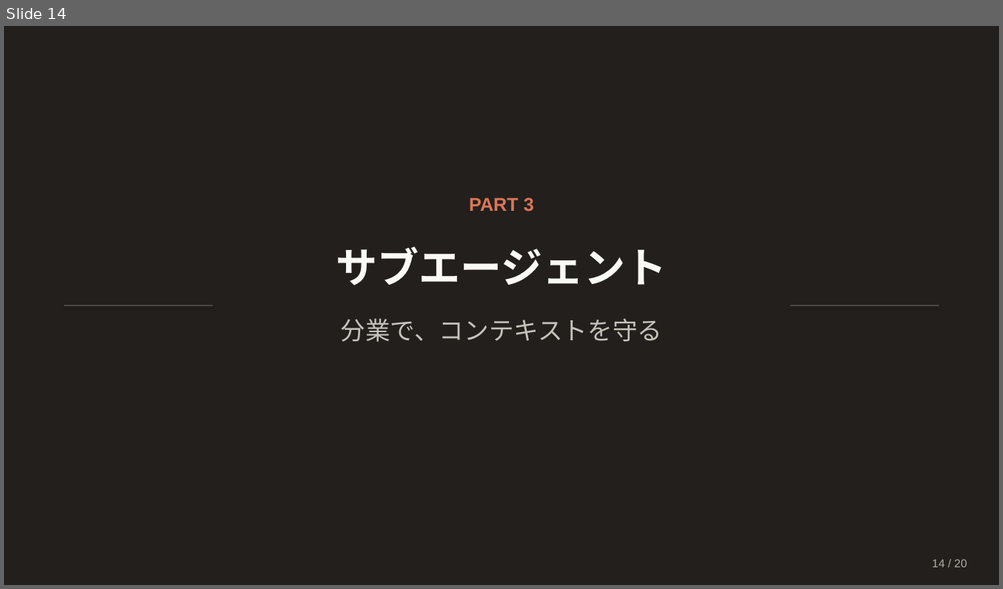
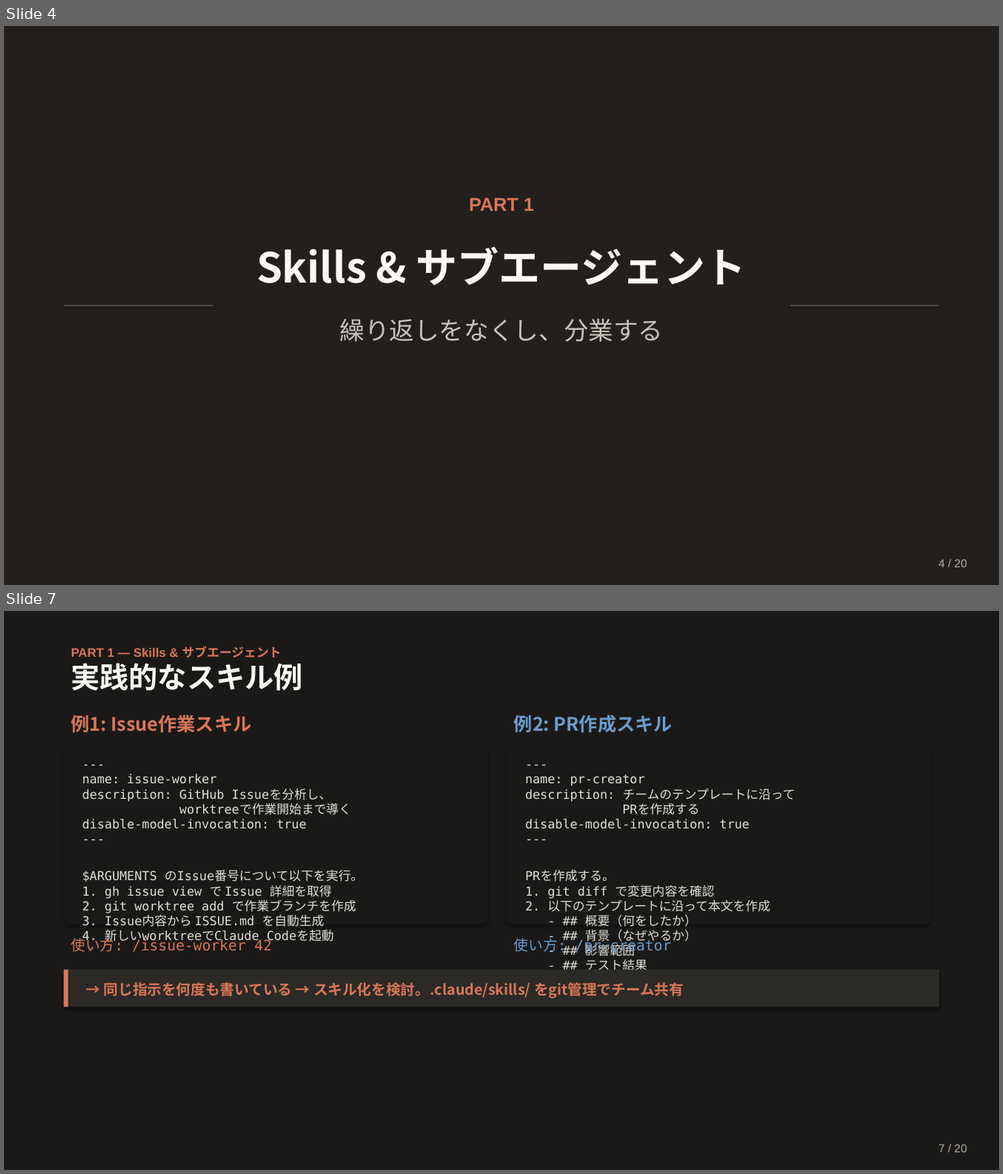
Before and after one commit to Ischca/zenn, a slide deck: slides/Claude_session3.pptx. Shown one above the other, each under a label of ours: slide 14 before the commit, slides 4 and 7 after it; the slides between them are not shown. The pictures are 1003x589 and 1003x1174 pixels, drawn with LibreOffice and Linux fonts; fonts in the diff are those of the drawing. Boxes give left, top, right and bottom in pixels: in the first picture for what was removed or moved away, otherwise in the second. Text is boxed around its words. In the diff, an @@ line names an element or a change of style, - is before the commit and + after.

```diff
--- a/slides/Claude_session3.pptx
+++ b/slides/Claude_session3.pptx
@@ slide 7 added at (4,611,999,1170), background #1B1918 @@
@@ text added at (71,646,282,658), 12 pt, text #D97757, bold @@
+PART 1 — Skills & サブエージェント
@@ text added at (71,663,303,691), 28 pt, text #FAF9F5, bold @@
+実践的なスキル例
@@ text added at (71,715,251,733), 18 pt, text #D97757, bold @@
+例1: Issue作業スキル
@@ text added at (514,715,672,733), 18 pt, text #6A9BCC, bold @@
+例2: PR作成スキル
@@ rounded rectangle added at (64,745,488,925), fill #1B1918 @@
@@ rounded rectangle added at (507,745,931,925), fill #1B1918 @@
@@ text added at (82,774,363,944), 12 pt, text #E0DED8 @@
+---
+name: issue-worker
+description: GitHub Issueを分析し、
+worktreeで作業開始まで導く
+disable-model-invocation: true
+---
+$ARGUMENTS のIssue番号について以下を実行。
+1. gh issue view で Issue 詳細を取得
+2. git worktree add で作業ブランチを作成
+3. Issue内容から ISSUE.md を自動生成
+4. 新しいworktreeでClaude Codeを起動
@@ text added at (525,775,795,989), 12 pt, text #E0DED8 @@
+---
+name: pr-creator
+description: チームのテンプレートに沿って
+PRを作成する
+disable-model-invocation: true
+---
+PRを作成する。
+1. git diff で変更内容を確認
+2. 以下のテンプレートに沿って本文を作成
+- ## 概要（何をしたか）
+- ## 背景（なぜやるか）
+- ## 影響範囲
+- ## テスト結果
+3. gh pr create で提出
@@ text added at (71,936,272,952), 14 pt, text #D97757 @@
+使い方: /issue-worker 42
@@ text added at (514,936,671,955), 14 pt, text #6A9BCC @@
+使い方: /pr-creator
@@ rectangle added at (64,970,939,1007), fill #2C2A26 @@
@@ rectangle added at (64,970,68,1007), fill #D97757 @@
@@ text added at (104,982,683,999), 14 pt, text #D97757, bold @@
+→ 同じ指示を何度も書いている → スキル化を検討。.claude/skills/ をgit管理でチーム共有
@@ text added at (938,1145,967,1153), 11 pt, text #B0AEA5 @@
+7 / 20
@@ what was slide 14 is now slide 4 @@
@@ slide 4 changed as well @@
@@ text at (469,198,534,211): text changed @@
-PART 3
+PART 1
@@ text at (256,247,746,286): text changed @@
-サブエージェント
+Skills & サブエージェント
@@ text at (340,318,663,342): text changed @@
-分業で、コンテキストを守る
+繰り返しをなくし、分業する
@@ text at (938,560,967,568): text changed @@
-14 / 20
+4 / 20
```
Also in this commit, not shown: 11 other slides changed, 7 other slides added, 8 slides removed, 1 other file.
